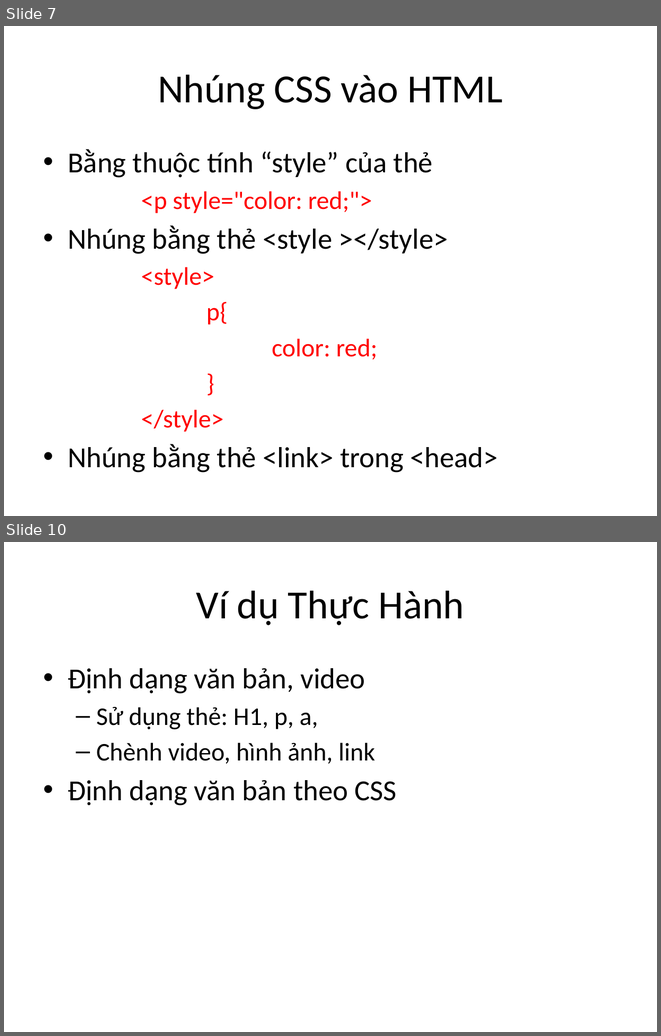
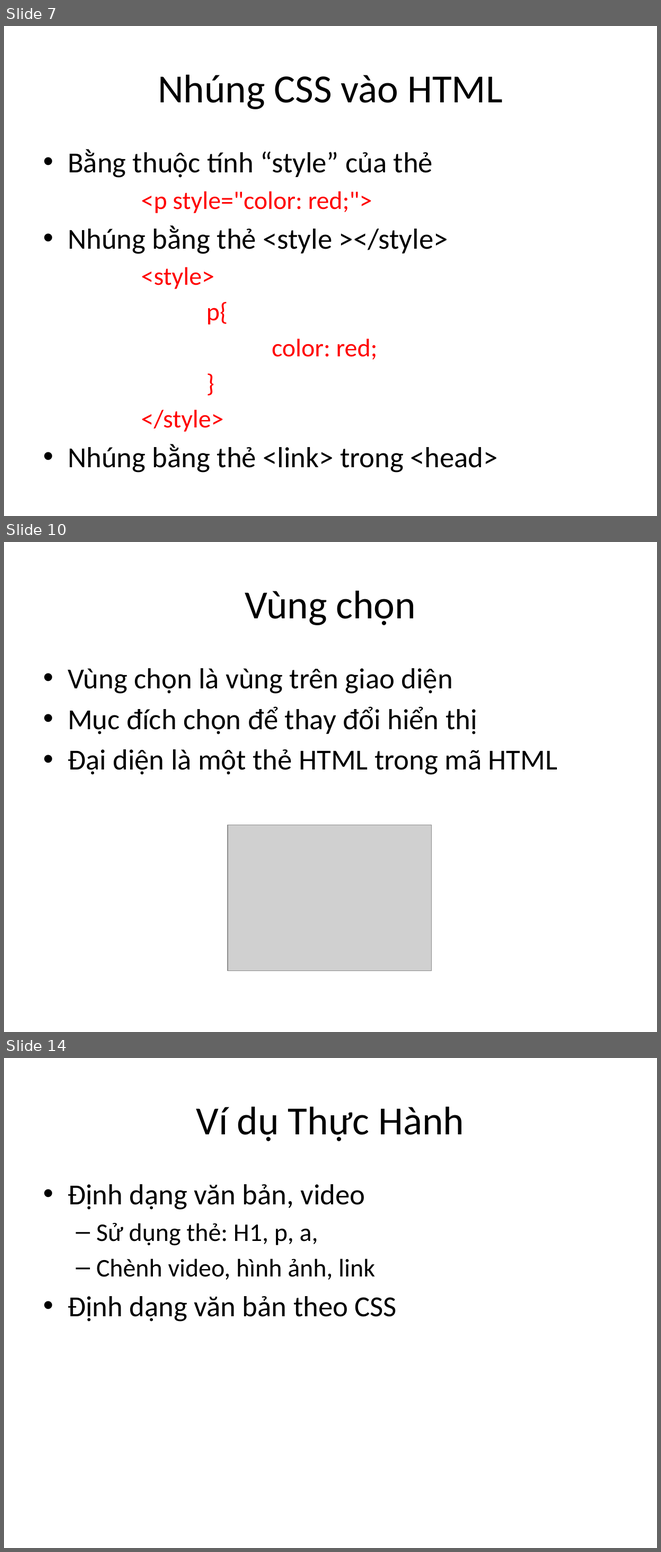
Before and after one commit to phithanh97cs/T3H, a slide deck: 1. Front-end/1. Kiến trúc web server - client(mục tiêu khóa học) và HTML CSS/2. Kiến thức cơ bản về HTML -CSS.pptx. Shown one above the other, each under a label of ours: slides 7 and 10 before the commit, slides 7, 10 and 14 after it; the slides between them are not shown. The pictures are 661x1036 and 661x1552 pixels, drawn with LibreOffice and Linux fonts; fonts in the diff are those of the drawing; grey boxes stand for pictures. Boxes give left, top, right and bottom in pixels: in the first picture for what was removed or moved away, otherwise in the second. Text is boxed around its words. In the diff, an @@ line names an element or a change of style, - is before the commit and + after.

```diff
--- a/1. Front-end/1. Kiến trúc web server - client(mục tiêu khóa học) và HTML CSS/2. Kiến thức cơ bản về HTML -CSS.pptx
+++ b/1. Front-end/1. Kiến trúc web server - client(mục tiêu khóa học) và HTML CSS/2. Kiến thức cơ bản về HTML -CSS.pptx
@@ slide 10 added at [4, 542, 657, 1032], background #FFFFFF @@
@@ title added at [245, 590, 416, 625], 44 pt, text #000000 @@
+Vùng chọn
@@ text added at [68, 668, 558, 775], 32 pt, text #000000 @@
+• Vùng chọn là vùng trên giao diện
+• Mục đích chọn để thay đổi hiển thị
+• Đại diện là một thẻ HTML trong mã HTML
@@ picture added at [227, 824, 431, 970] @@
@@ what was slide 10 is now slide 14 @@
```
Also in this commit, not shown: 3 slides changed, 3 other slides added.
